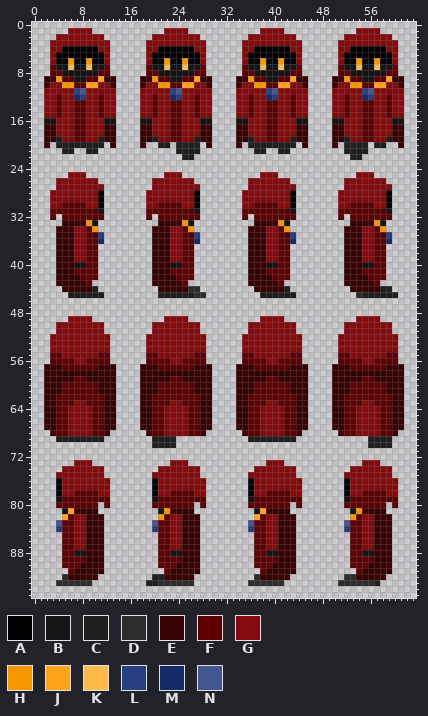
Two versions of one sprite sheet, assets/character.png. Above, as it was before the edit.
The file is 64x96 pixels.
Palette (. is transparent): A #000000  B #151515  C #201f1f  D #2f2d2c  E #370001  F #5e0002  G #850a0d  H #f89600  J #ffa419  K #ffb84c  L #283e7f  M #172b68  N #435692
Pixels before, first column x 2:
 1 ....GGGG............GGGG............GGGG............GGGG....
 2 ..GGGGGGGG........GGGGGGGG........GGGGGGGG........GGGGGGGG..
 3 .GGGGGGGGGG......GGGGGGGGGG......GGGGGGGGGG......GGGGGGGGGG.
 4 .GGAAAAAAGG......GGAAAAAAGG......GGAAAAAAGG......GGAAAAAAGG.
 5 .GAAAAAAAAG......GAAAAAAAAG......GAAAAAAAAG......GAAAAAAAAG.
 6 .GAAHAAHAAG......GAAHAAHAAG......GAAHAAHAAG......GAAHAAHAAG.
 7 .FBBKBBKBBF......FBBKBBKBBF......FBBKBBKBBF......FBBKBBKBBF.
 8 .FFBBBBBBFF......FFBBBBBBFF......FFBBBBBBFF......FFBBBBBBFF.
 9 EEHFFBBFFJEE....EEHFFBBFFJEE....EEHFFBBFFJEE....EEHFFBBFFJEE
10 EGGHHFFJJGGE....EGGHHFFJJGGE....EGGHHFFJJGGE....EGGHHFFJJGGE
11 GGGGGLNGGGGG....GGGGGLNGGGGG....GGGGGLNGGGGG....GGGGGLNGGGGG
12 GGFGGMLGGFGG....GGFGGMLGGFGG....GGFGGMLGGFGG....GGFGGMLGGFGG
13 GGFGGFFGGFGG....GGFGGFFGGFGG....GGFGGFFGGFGG....GGFGGFFGGFGG
14 GGFGGFFGGFGG....GGFGGFFGGFGG....GGFGGFFGGFGG....GGFGGFFGGFGG
15 GGFGGFFGGFGG....GGFGGFFGGFGG....GGFGGFFGGFGG....GGFGGFFGGFGG
16 BBGGGFFGGGBB....BBGGGFFGGGBB....BBGGGFFGGGBB....BBGGGFFGGGBB
17 EEGGGFFGGGEE....EEGGGFFGGGEE....EEGGGFFGGGEE....EEGGGFFGGGEE
18 EEGGGFFGGGEE....EEGGGFFGGGEE....EEGGGFFGGGEE....EEGGGFFGGGEE
19 EECGGFFGGCEE....EECGGFFGGCEE....EECGGFFGGCEE....EECGGFFGGCEE
20 E.CCCCCCCC.E....E..CC.CCCC.E....E.CCCCCCCC.E....E.CCCC.CC..E
21 ...CC..CC.............CCCC.........CC..CC.........CCCC......
22 .......................CC..........................CC.......
23 ............................................................
24 ............................................................
25 ....GGG.............GGG.............GGG.............GGG.....
26 ..GGGGGGG.........GGGGGGG.........GGGGGGG.........GGGGGGG...
27 ..GGGGGGGG........GGGGGGGG........GGGGGGGG........GGGGGGGG..
28 .GGGGGGGGA.......GGGGGGGGA.......GGGGGGGGA.......GGGGGGGGA..
29 .GGGGGGGGA.......GGGGGGGGA.......GGGGGGGGA.......GGGGGGGGA..
30 .GGFFFFGGA.......GGFFFFGGA.......GGFFFFGGA.......GGFFFFGGA..
31 .FFFFFFFFB.......FFFFFFFFB.......FFFFFFFFB.......FFFFFFFFB..
32 .F.FFFFFFF.......F.FFFFFFF.......F.FFFFFFF.......F.FFFFFFF..
33 ...EEEEHB..........EEEEHB..........EEEEHB..........EEEEHB...
34 ..EEEGGFH.........EEEGGFH.........EEEGGFH.........EEEGGFH...
35 ..EEEGGFFL........EEEGGFFL........EEEGGFFL........EEEGGFFL..
36 ..EEEGGFFM........EEEGGFFM........EEEGGFFM........EEEGGFFM..
37 ..EEEGGFF.........EEEGGFF.........EEEGGFF.........EEEGGFF...
38 ..EEEGGFF.........EEEGGFF.........EEEGGFF.........EEEGGFF...
39 ..EEEGGFF.........EEEGGFF.........EEEGGFF.........EEEGGFF...
40 ..EEEBBFF.........EEEBBFF.........EEEBBFF.........EEEBBFF...
41 ..EEEFFFF.........EEEFFFF.........EEEFFFF.........EEEFFFF...
42 ..EEEEFFF.........EEEEFFF.........EEEEFFF.........EEEEFFF...
43 ..EEEEEF..........EEEEEF..........EEEEEF..........EEEEEF....
44 ...EEEEEC..........EEEEEDD.........EEEEEC..........EEEEECC..
45 ....CCCCCC.........CCCCCCDD.........CCCCCC..........DCCCCCC.
46 ............................................................
47 ............................................................
48 ............................................................
49 ....GGGG............GGGG............GGGG............GGGG....
50 ..GGGGGGGG........GGGGGGGG........GGGGGGGG........GGGGGGGG..
51 ..GGGGGGGG........GGGGGGGG........GGGGGGGG........GGGGGGGG..
52 .GGGGGGGGGG......GGGGGGGGGG......GGGGGGGGGG......GGGGGGGGGG.
53 .GGGGGGGGGG......GGGGGGGGGG......GGGGGGGGGG......GGGGGGGGGG.
54 .GGGGGGGGGG......GGGGGGGGGG......GGGGGGGGGG......GGGGGGGGGG.
55 .FFGGGGGGFF......FFGGGGGGFF......FFGGGGGGFF......FFGGGGGGFF.
56 .FFFFGGFFFF......FFFFGGFFFF......FFFFGGFFFF......FFFFGGFFFF.
57 EEEFFFFFFEEE....EEEFFFFFFEEE....EEEFFFFFFEEE....EEEFFFFFFEEE
58 EEEEEEEEEEEE....EEEEEEEEEEEE....EEEEEEEEEEEE....EEEEEEEEEEEE
59 EEEEEFFEEEEE....EEEEEFFEEEEE....EEEEEFFEEEEE....EEEEEFFEEEEE
60 EEEFFFFFFEEE....EEEFFFFFFEEE....EEEFFFFFFEEE....EEEFFFFFFEEE
61 EEEFFFFFFEEE....EEEFFFFFFEEE....EEEFFFFFFEEE....EEEFFFFFFEEE
62 EEFFFFFFFFEE....EEFFFFFFFFEE....EEFFFFFFFFEE....EEFFFFFFFFEE
63 EEFFFGGFFFEE....EEFFFGGFFFEE....EEFFFGGFFFEE....EEFFFGGFFFEE
64 EEFFGGGGFFEE....EEFFGGGGFFEE....EEFFGGGGFFEE....EEFFGGGGFFEE
65 EEFFGGGGFFEE....EEFFGGGGFFEE....EEFFGGGGFFEE....EEFFGGGGFFEE
66 EEFFGGGGFFEE....EEFFGGGGFFEE....EEFFGGGGFFEE....EEFFGGGGFFEE
67 EEFFGGGGFFEE....EEFFGGGGFFEE....EEFFGGGGFFEE....EEFFGGGGFFEE
68 .EFFGGGGFFE......EFFGGGGFFE......EFFGGGGFFE......EFFGGGGFFE.
69 ..CCCCCCCC........CCCC............CCCCCCCC............CCCC..
70 ..................CCCC................................CCCC..
71 ............................................................
72 ............................................................
73 .....GGG.............GGG.............GGG.............GGG....
74 ...GGGGGGG.........GGGGGGG.........GGGGGGG.........GGGGGGG..
75 ..GGGGGGGG........GGGGGGGG........GGGGGGGG........GGGGGGGG..
76 ..AGGGGGGGG.......AGGGGGGGG.......AGGGGGGGG.......AGGGGGGGG.
77 ..AGGGGGGGG.......AGGGGGGGG.......AGGGGGGGG.......AGGGGGGGG.
78 ..AGGFFFFGG.......AGGFFFFGG.......AGGFFFFGG.......AGGFFFFGG.
79 ..BFFFFFFFF.......BFFFFFFFF.......BFFFFFFFF.......BFFFFFFFF.
80 ..FFFFFFF.F.......FFFFFFF.F.......FFFFFFF.F.......FFFFFFF.F.
81 ...BJEEEE..........BHEEEE..........BJEEEE..........BHEEEE...
82 ...JFGGEEE.........HFGGEEE.........JFGGEEE.........HFGGEEE..
83 ..NFFGGEEE........NFFGGEEE........NFFGGEEE........NFFGGEEE..
84 ..LFFGGEEE........LFFGGEEE........LFFGGEEE........LFFGGEEE..
85 ...FFGGEEE.........FFGGEEE.........FFGGEEE.........FFGGEEE..
86 ...FFGGEEE.........FFGGEEE.........FFGGEEE.........FFGGEEE..
87 ...FFGGEEE.........FFGGEEE.........FFGGEEE.........FFGGEEE..
88 ...FFBBEEE.........FFBBEEE.........FFBBEEE.........FFBBEEE..
89 ...FFFFEEE.........FFFFEEE.........FFFFEEE.........FFFFEEE..
90 ...FFFEEEE.........FFFEEEE.........FFFEEEE.........FFFEEEE..
91 ....FEEEEE..........FEEEEE..........FEEEEE..........FEEEEE..
92 ...DEEEEE.........CCEEEEE..........DEEEEE.........DDEEEEE...
93 ..DDDDDD.........CCDDDDDD.........DDDDDD.........DDDDDDC....
And afterwards:
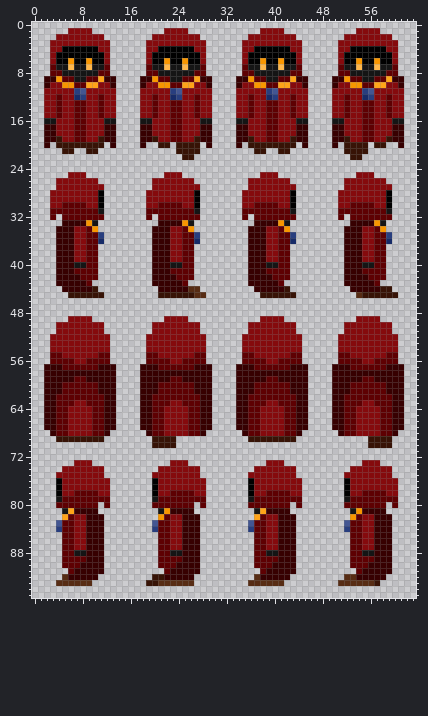
From the commit log: Adjust character shoe color
Edits made:
colour C: #201f1f -> #371306
colour D: #2f2d2c -> #572c14
